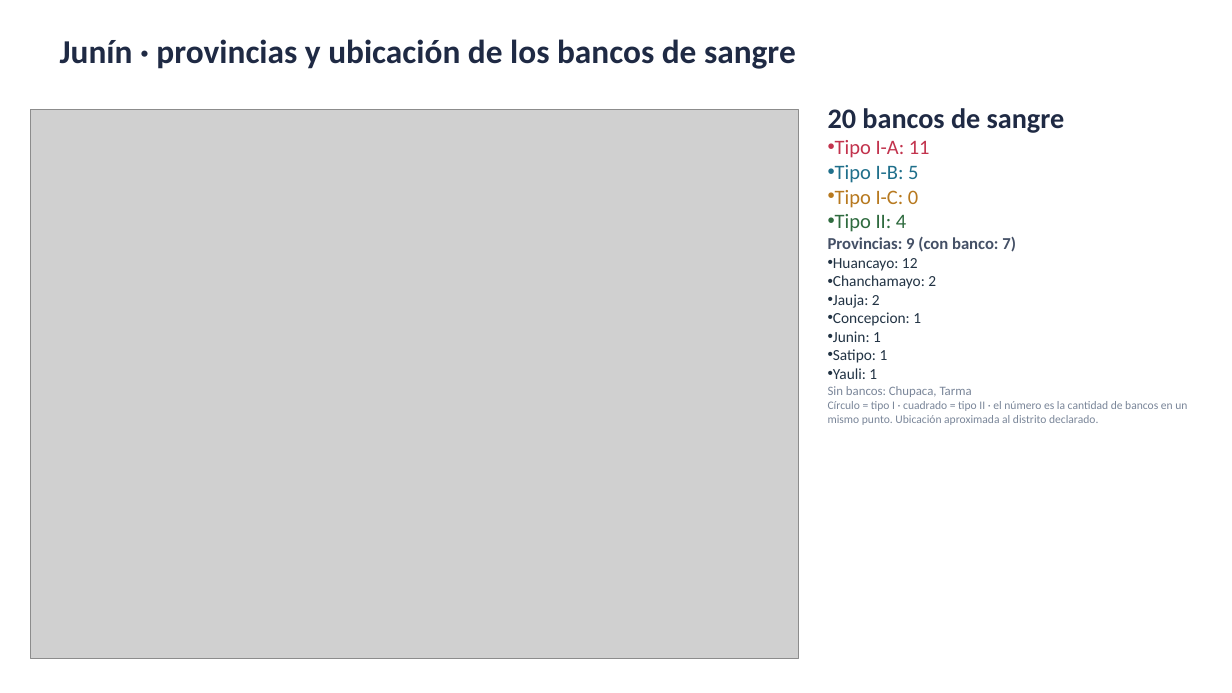
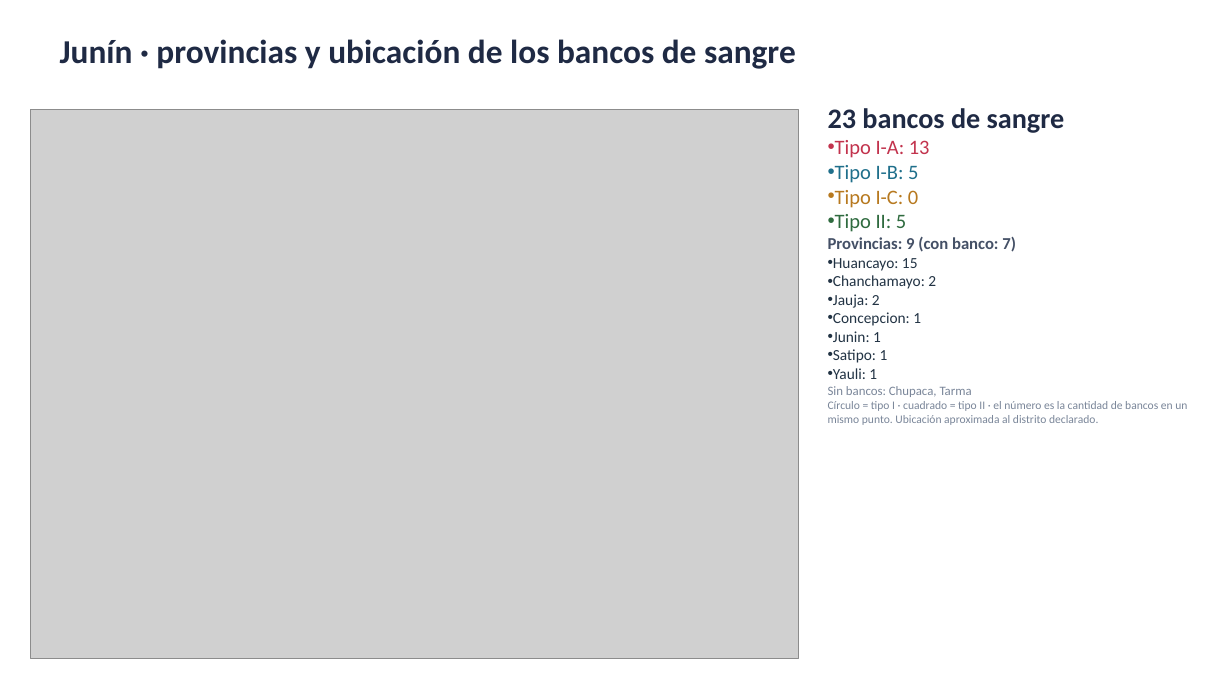
Before and after one commit to rojasarca-code/geolocalizacion-bancos-sangre-diban, a slide deck: slide 16 of datos/Bancos_de_sangre_por_region.pptx. Drawn at 1232x693 pixels with LibreOffice and Linux fonts; fonts in the diff are those of the drawing; grey boxes stand for pictures. Boxes give left, top, right and bottom in pixels: in the first picture for what was removed or moved away, otherwise in the second. Text is boxed around its words. In the diff, an @@ line names an element or a change of style, - is before the commit and + after.

```diff
--- a/datos/Bancos_de_sangre_por_region.pptx
+++ b/datos/Bancos_de_sangre_por_region.pptx
@@ text at (x1=828, y1=108, x2=1065, y2=158): text changed @@
-20 bancos de sangre
-• Tipo I-A: 11
+23 bancos de sangre
+• Tipo I-A: 13
@@ text at (x1=835, y1=214, x2=906, y2=232): text changed @@
-• Tipo II: 4
+• Tipo II: 5
@@ text at (x1=833, y1=258, x2=918, y2=271): text changed @@
-• Huancayo: 12
+• Huancayo: 15
```
Also in this commit, not shown: 18 other slides changed.
